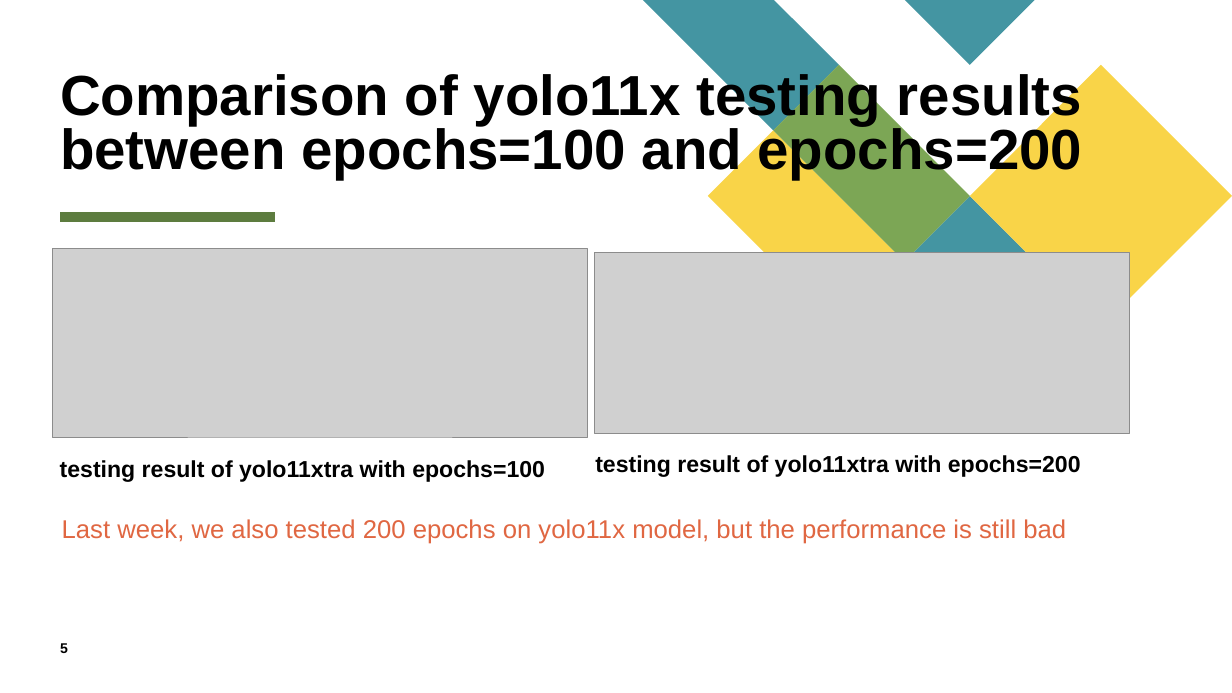
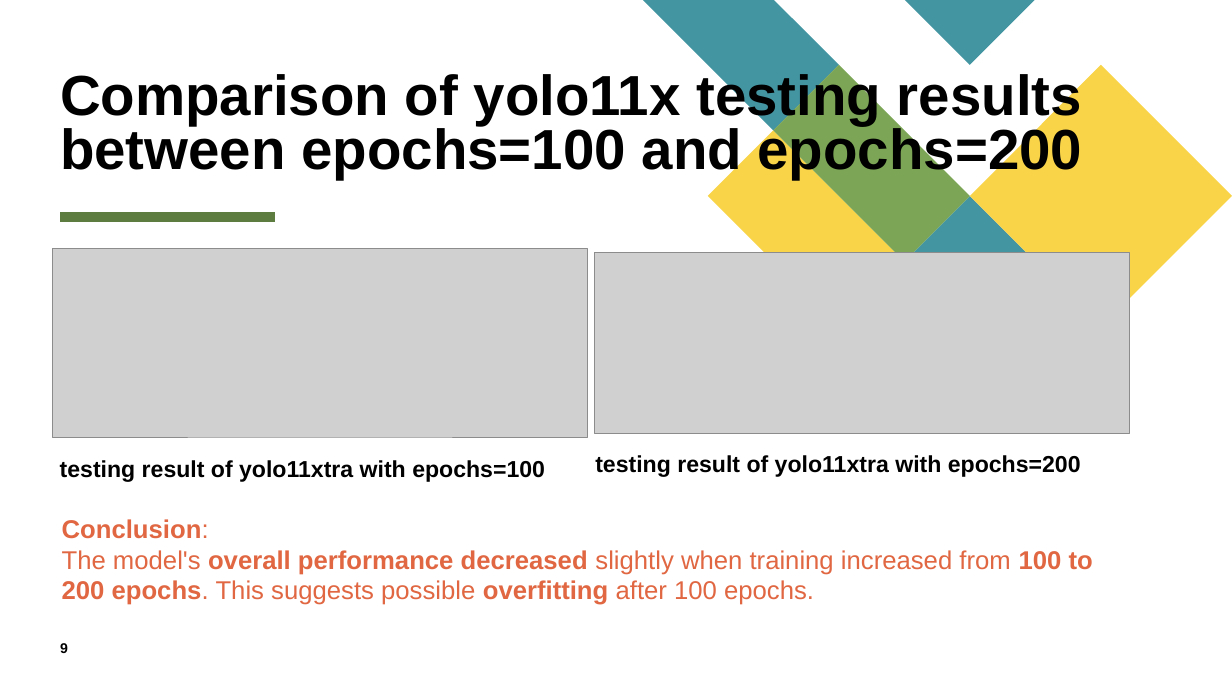
Before and after one commit to Kevin-Whoo/EE6008_48_UAV, a slide deck: slide 9 of EE6008_48_UAV_week4.pptx (slide 5 before the commit). Drawn at 1232x693 pixels with LibreOffice and Linux fonts; fonts in the diff are those of the drawing; grey boxes stand for pictures. Boxes give left, top, right and bottom in pixels: in the first picture for what was removed or moved away, otherwise in the second. Text is boxed around its words. In the diff, an @@ line names an element or a change of style, - is before the commit and + after.

```diff
--- a/EE6008_48_UAV_week4.pptx
+++ b/EE6008_48_UAV_week4.pptx
@@ text at [62,519,1093,605]: text changed @@
-Last week, we also tested 200 epochs on yolo11x model, but the performance is still bad
+Conclusion:
+The model's overall performance decreased slightly when training increased from 100 to 200 epochs. This suggests possible overfitting after 100 epochs.
@@ page number at [60,643,68,653]: text changed @@
-5
+9
```
Also in this commit, not shown: 3 other slides changed, 6 slides added, 16 slides removed, 1 other file.
